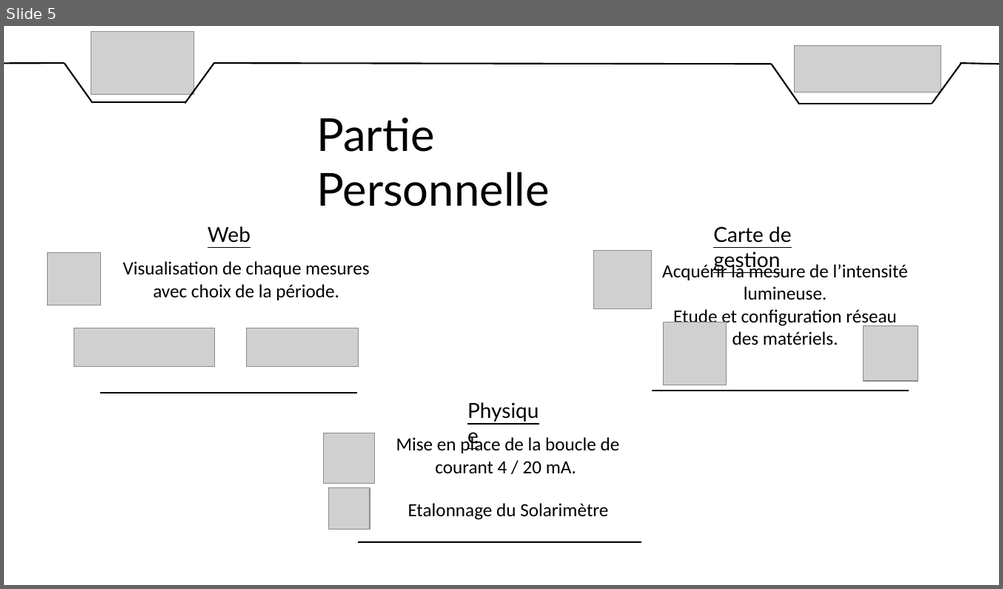
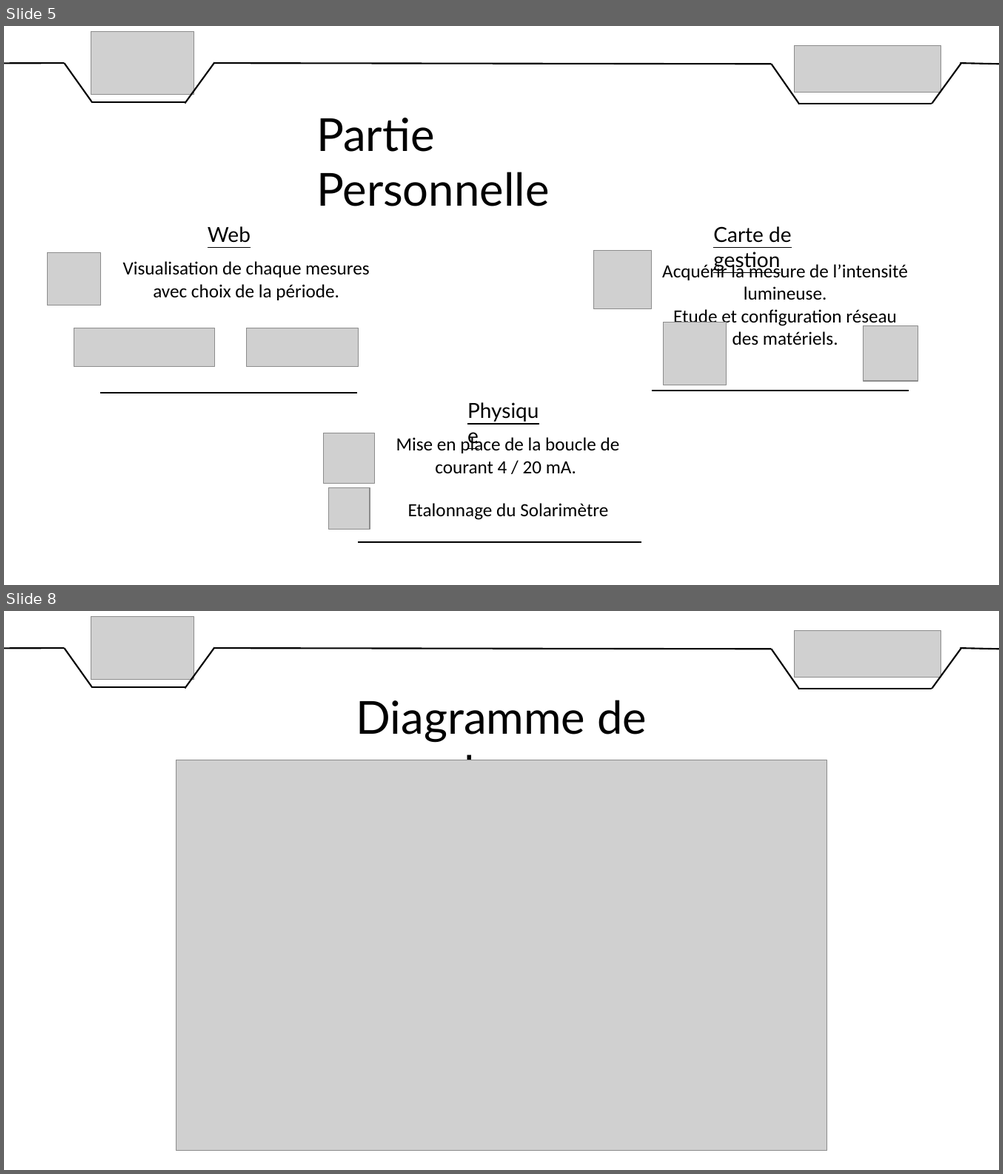
Before and after one commit to DylanChe/SupervisionSerre, a slide deck: oral_projet/revue_2/diaporama_revue_2_willy.pptx. Shown one above the other, each under a label of ours: slide 5 before the commit, slides 5 and 8 after it; the slides between them are not shown. The pictures are 1003x589 and 1003x1174 pixels, drawn with LibreOffice and Linux fonts; fonts in the diff are those of the drawing; grey boxes stand for pictures. Boxes give left, top, right and bottom in pixels: in the first picture for what was removed or moved away, otherwise in the second. Text is boxed around its words. In the diff, an @@ line names an element or a change of style, - is before the commit and + after.

```diff
--- a/oral_projet/revue_2/diaporama_revue_2_willy.pptx
+++ b/oral_projet/revue_2/diaporama_revue_2_willy.pptx
@@ slide 8 added at (x1=4, y1=611, x2=999, y2=1170), background #FFFFFF @@
@@ picture added at (x1=91, y1=616, x2=194, y2=680) @@
@@ picture added at (x1=794, y1=630, x2=941, y2=677) @@
@@ line added from (4, 648) to (65, 648), #000000 1.5 pt @@
@@ line added from (65, 648) to (92, 688), #000000 1.5 pt @@
@@ line added from (214, 647) to (185, 689), #000000 1.5 pt @@
@@ line added from (213, 648) to (771, 649), #000000 1.5 pt @@
@@ line added from (771, 649) to (800, 689), #000000 1.5 pt @@
@@ line added from (962, 647) to (931, 689), #000000 1.5 pt @@
@@ line added from (960, 648) to (999, 649), #000000 1.5 pt @@
@@ line added from (92, 688) to (186, 688), #000000 1.5 pt @@
@@ line added from (800, 689) to (931, 689), #000000 1.5 pt @@
@@ text added at (x1=356, y1=700, x2=646, y2=760), 44 pt, text #000000 @@
+Diagramme de classe
@@ picture added at (x1=176, y1=760, x2=827, y2=1151) @@
```
Also in this commit, not shown: 1 slide changed, 7 other slides added.
